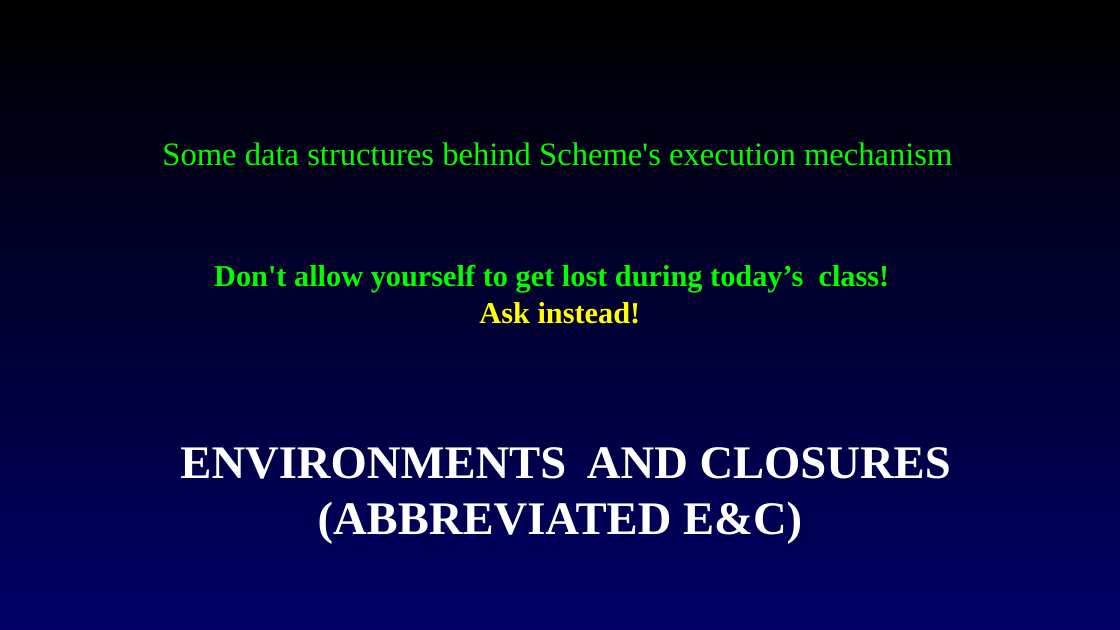
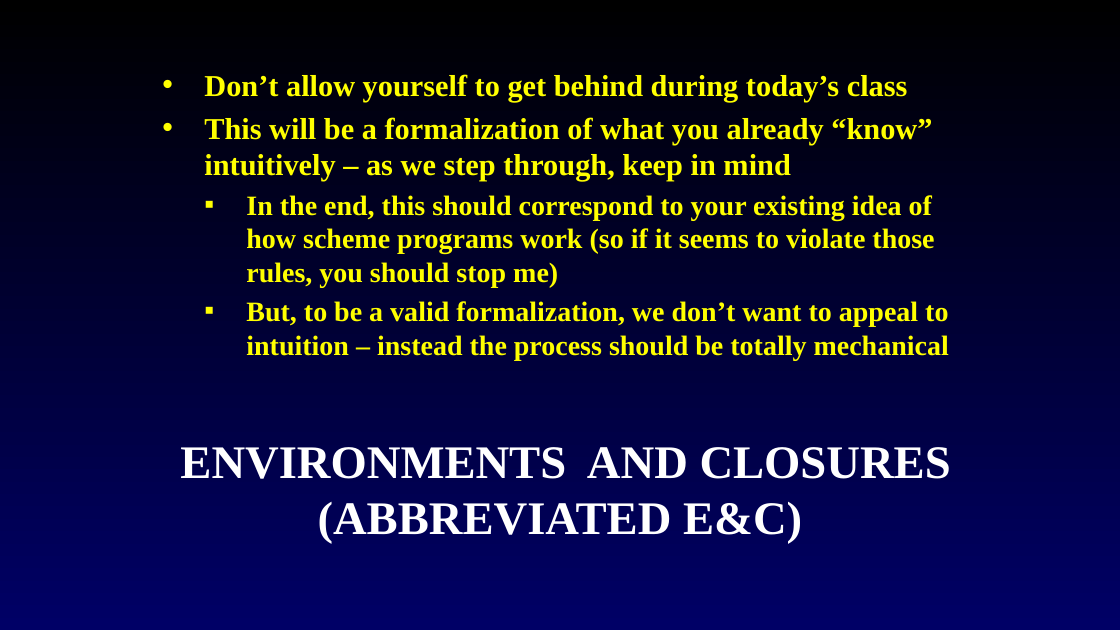
Before and after one commit to RHIT-CSSE/csse304, a slide deck: slide 3 of ClassMaterials/EnvironmentsAndClosures/17-Environments-and-closures.pptx. Drawn at 1120x630 pixels with LibreOffice and Linux fonts; fonts in the diff are those of the drawing; background and template pictures are left out. Boxes give left, top, right and bottom in pixels: in the first picture for what was removed or moved away, otherwise in the second. Text is boxed around its words. In the diff, an @@ line names an element or a change of style, - is before the commit and + after.

Commit message:
closures lecture

```diff
--- a/ClassMaterials/EnvironmentsAndClosures/17-Environments-and-closures.pptx
+++ b/ClassMaterials/EnvironmentsAndClosures/17-Environments-and-closures.pptx
@@ text at bbox=[204, 74, 949, 360]: text changed; size 26 to 24 pt; text colour #00FF00 to #FFFF00 @@
-Some data structures behind Scheme's execution mechanism
-Don't allow yourself to get lost during today’s class!
-Ask instead!
+• Don’t allow yourself to get behind during today’s class
+• This will be a formalization of what you already “know” intuitively – as we step through, keep in mind
+  ▪ In the end, this should correspond to your existing idea of how scheme programs work (so if it seems to violate those rules, you should stop me)
+  ▪ But, to be a valid formalization, we don’t want to appeal to intuition – instead the process should be totally mechanical
```
Also in this commit, not shown: 1 other slide changed, 7 other files.
